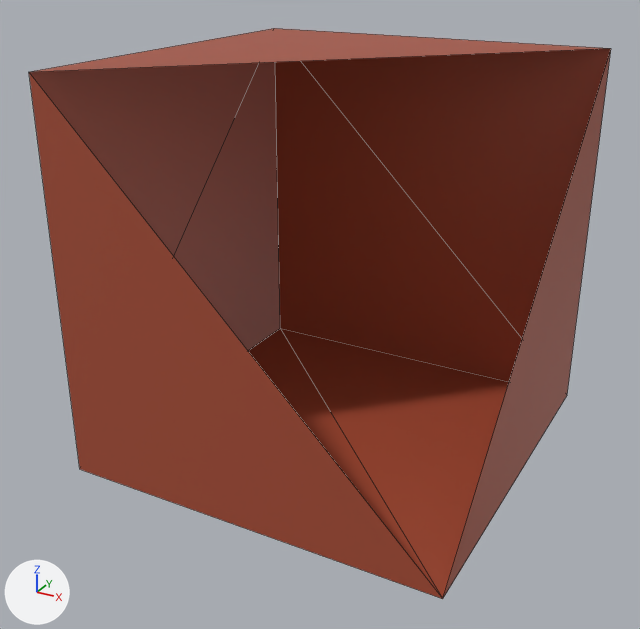
An edit to the glTF model models/seperated_blocks/r6c2_body_brown.gltf, drawn before and after from the same camera.
The view is the same before and after, from a camera (50 mm lens) standing at (1.96, -3.8, 1.57) and looking at (-0.05, -0.15, -0.25). The axes (+X, +Y, +Z) are drawn at lower left. The lights are the same throughout. Mesh edges are drawn as thin lines. Objects named as collision shapes, trigger or cutter boxes, shadow casters or lower levels of detail are left out. Vertices at the same position are counted once.

The first picture shows 'r6c2_body_brown'.
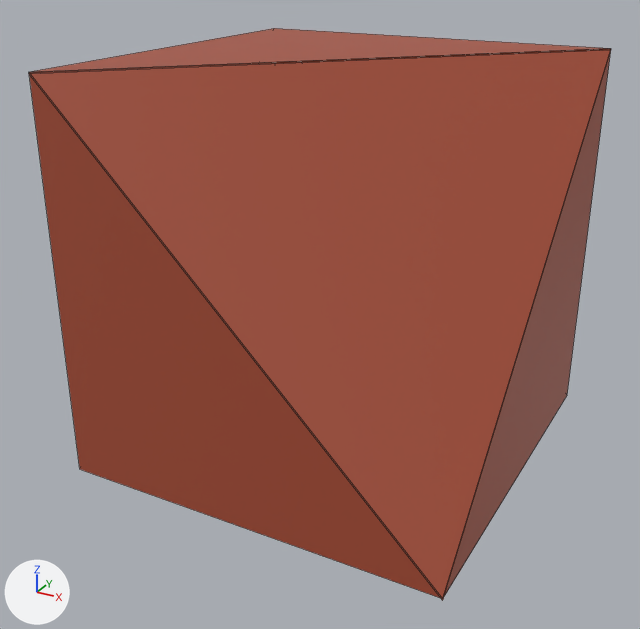
The change in detail:
me_cube_780 is used by ob_r6c2_body_brown; location (0.0, 0.0, 0.0).
Verts and faces of me_cube_780; kept vertices keep their numbers, new ones are numbered from 7.
me_cube_780 had 7 vertices, 9 faces and spanned x -1.0..1.0, y -1.0..1.0, z -1.0..1.0.
me_cube_780 now has 10 vertices, 10 faces and spans x -1.0..1.0, y -1.0..1.0, z -1.01..1.0.
Part 1, on me_cube_780:
New vertex 7 is at (1.0, -1.0, -1.01), pixel (442, 600).
New vertex 8 is at (-1.0, -1.0, 0.99), pixel (28, 73).
New vertex 9 is at (1.0, 1.0, 0.99), pixel (611, 49).
New faces: (7, 9, 8).

Boxes (x1, y1, x2, y2) around the edits, measured in the pictures (640 x 629 px):
'r6c2_body_brown', reshaped
    before: (29, 28, 611, 599)
    after: (29, 28, 611, 600)
part 1 of me_cube_780, added (red)
    after: (30, 50, 611, 600)
